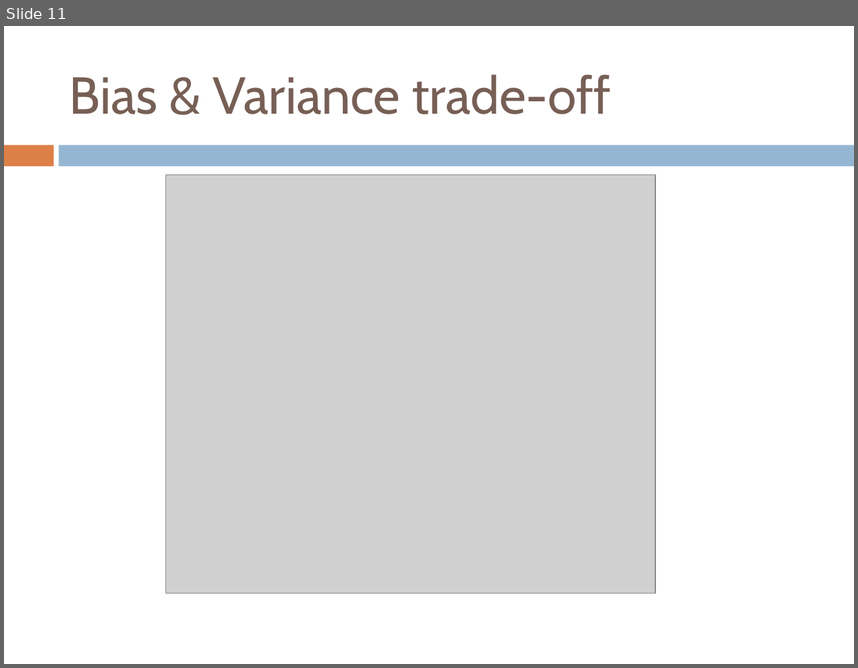
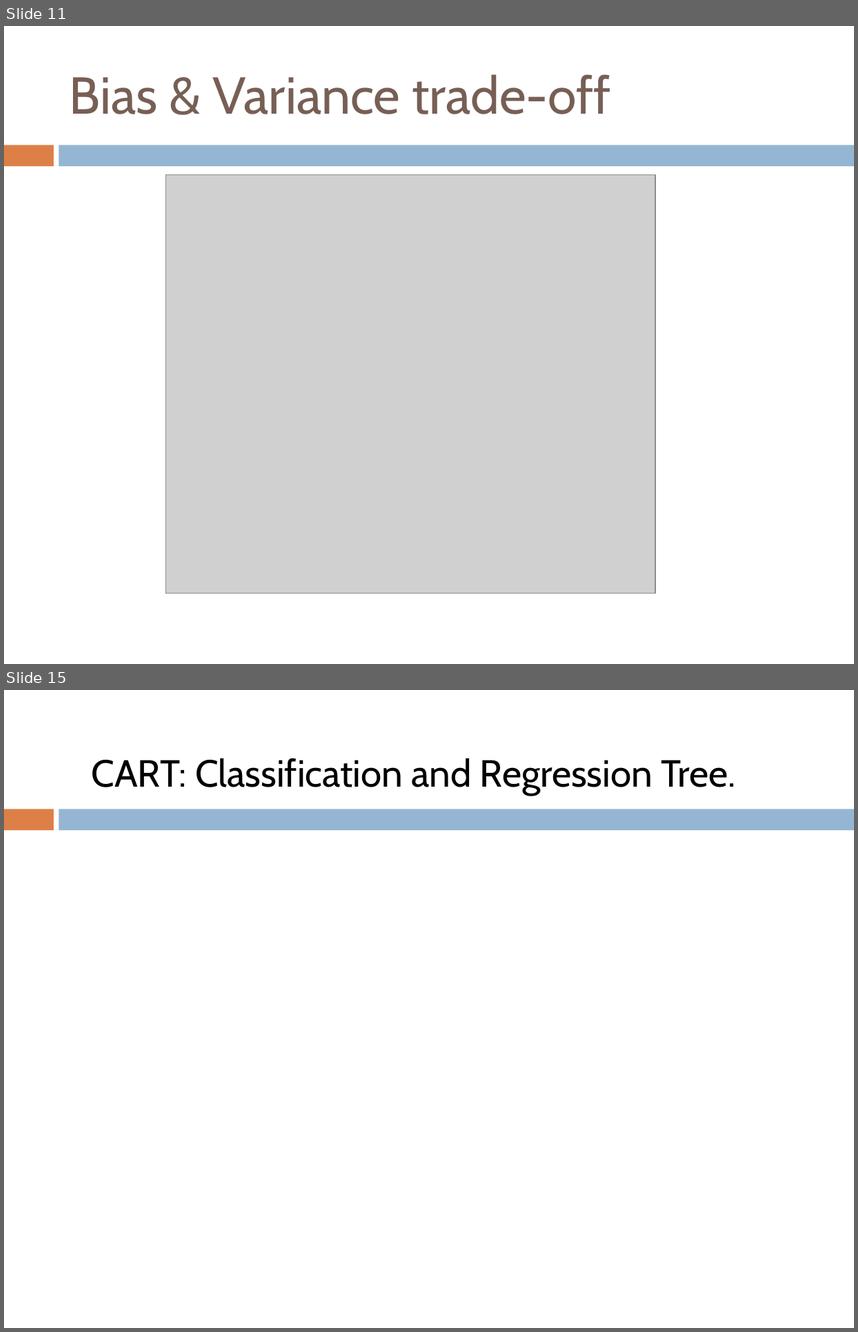
Before and after one commit to sundyCoder/CSK, a slide deck: ML/PPT/lecture3-Classification.pptx. Shown one above the other, each under a label of ours: slide 11 before the commit, slides 11 and 15 after it; the slides between them are not shown. The pictures are 858x668 and 858x1332 pixels, drawn with LibreOffice and Linux fonts; fonts in the diff are those of the drawing; grey boxes stand for pictures. Boxes give left, top, right and bottom in pixels: in the first picture for what was removed or moved away, otherwise in the second. Text is boxed around its words. In the diff, an @@ line names an element or a change of style, - is before the commit and + after.

```diff
--- a/ML/PPT/lecture3-Classification.pptx
+++ b/ML/PPT/lecture3-Classification.pptx
@@ slide 15 added at <box>4,690,854,1328</box>, background #FFFFFF; not listed: 2 template elements that a slide beside it also shows @@
@@ text added at <box>91,758,736,795</box>, 32 pt, text #000000 @@
+CART: Classification and Regression Tree.
```
Also in this commit, not shown: 2 slides changed, 4 other slides added, 1 other file.
